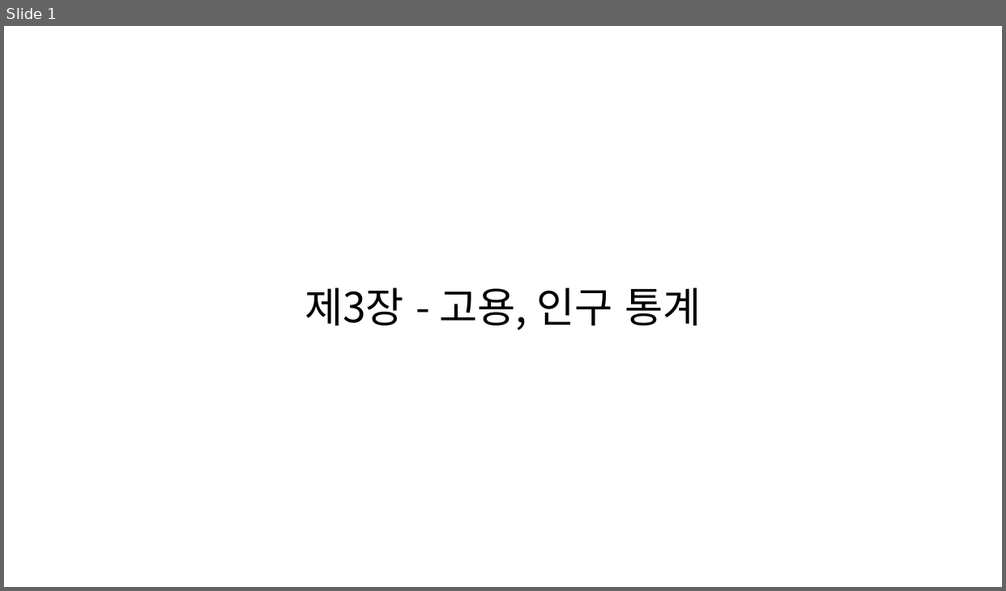
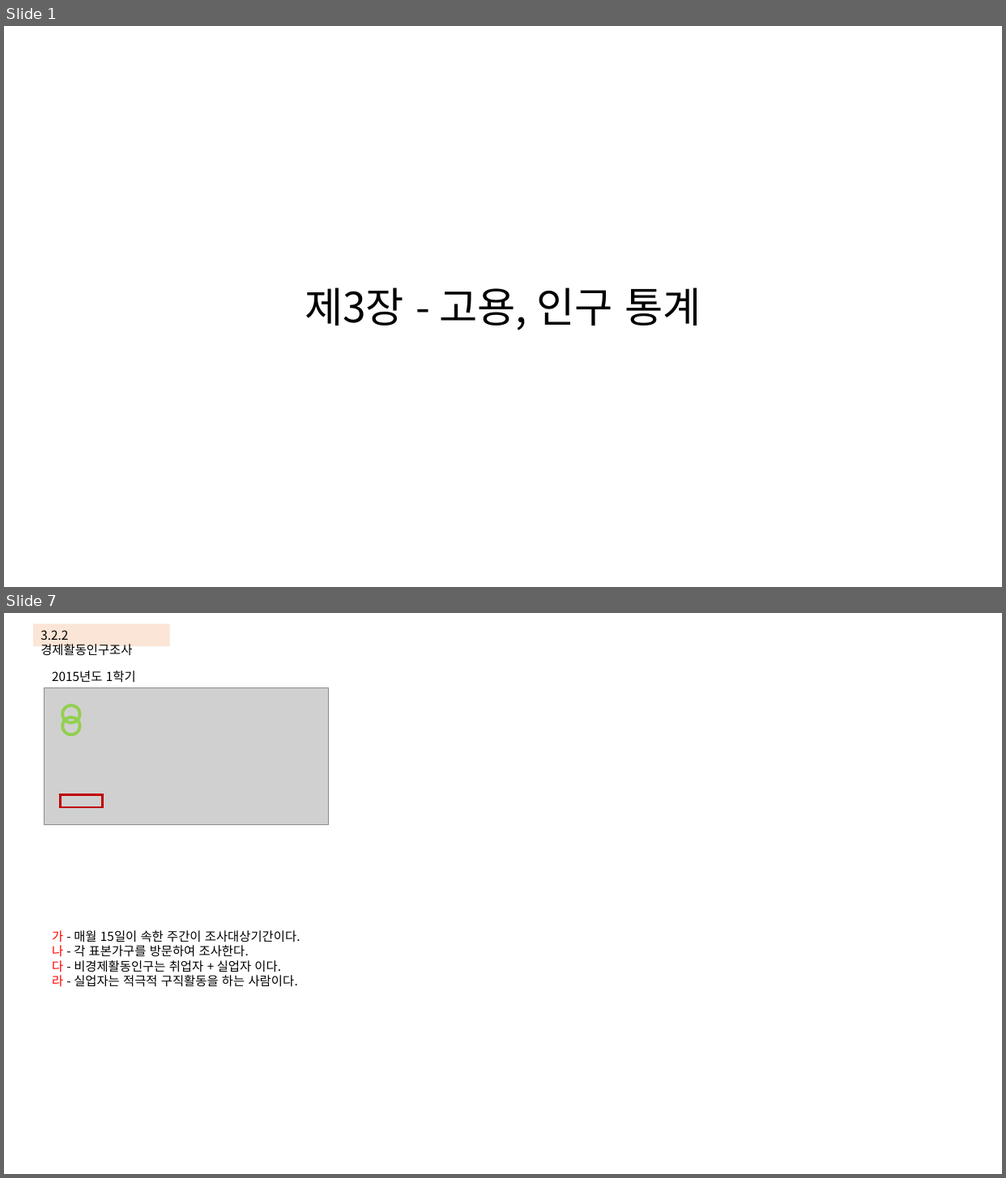
Before and after one commit to KNOU-STUDY/KNOU-UNDERSTANDING-NATIONAL-STATISTICS, a slide deck: previous_question/3장-고용,임금 통계.pptx. Shown one above the other, each under a label of ours: slide 1 before the commit, slides 1 and 7 after it; the slides between them are not shown. The pictures are 1006x591 and 1006x1178 pixels, drawn with LibreOffice and Linux fonts; fonts in the diff are those of the drawing; grey boxes stand for pictures. Boxes give left, top, right and bottom in pixels: in the first picture for what was removed or moved away, otherwise in the second. Text is boxed around its words. In the diff, an @@ line names an element or a change of style, - is before the commit and + after.

```diff
--- a/previous_question/3장-고용,임금 통계.pptx
+++ b/previous_question/3장-고용,임금 통계.pptx
@@ slide 7 added at (4,613,1002,1174), background #FFFFFF @@
@@ rectangle added at (33,624,169,646), fill #FBE5D6, 12 pt, text #000000 @@
+3.2.2 경제활동인구조사
@@ text added at (52,671,136,683), 12 pt, text #000000 @@
+2015년도 1학기
@@ picture added at (44,688,329,825) @@
@@ ellipse added at (62,706,79,723), outline #92D050 3 pt @@
@@ ellipse added at (62,717,79,735), outline #92D050 3 pt @@
@@ rectangle added at (60,795,102,807), outline #C00000 2 pt @@
@@ text added at (52,931,300,987), 12 pt, text #000000 @@
+가 - 매월 15일이 속한 주간이 조사대상기간이다.
+나 - 각 표본가구를 방문하여 조사한다.
+다 - 비경제활동인구는 취업자 + 실업자 이다.
+라 - 실업자는 적극적 구직활동을 하는 사람이다.
```
Also in this commit, not shown: 2 slides changed, 9 other slides added, 16 slides removed.
